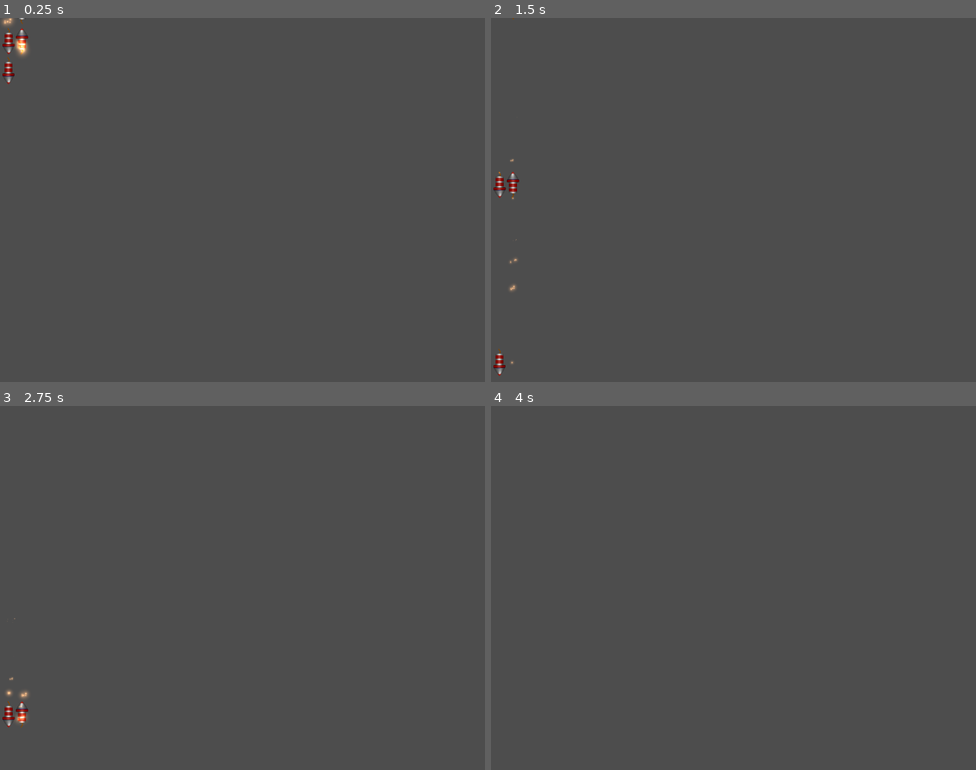
Above: before the commit, frames 1-4 (two rows, left to right).
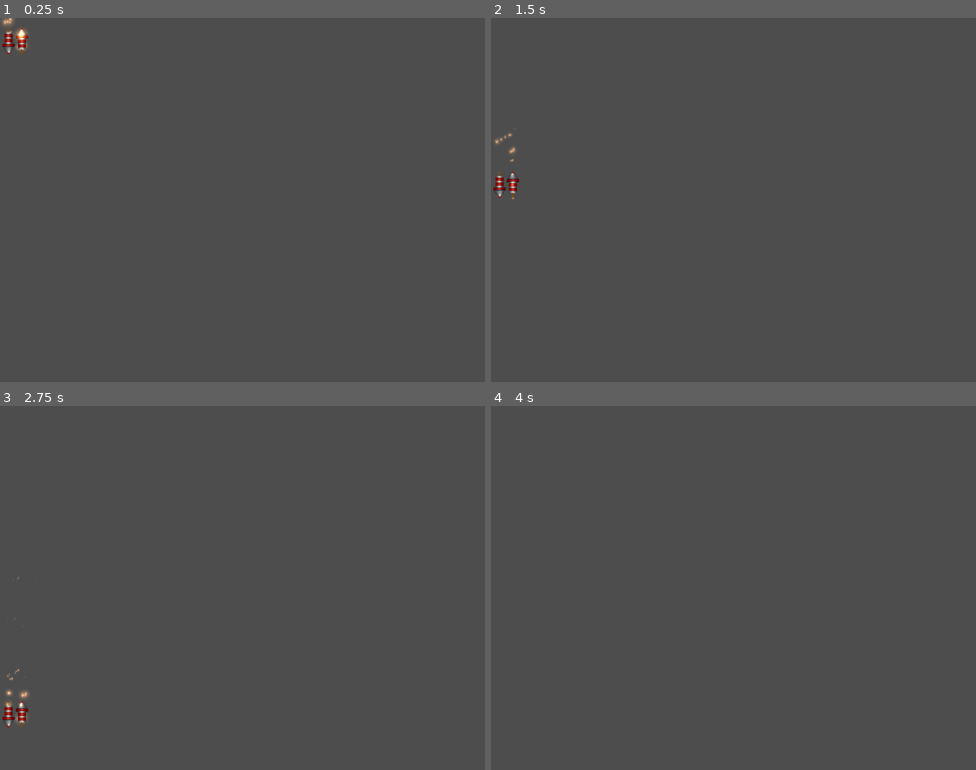
Above: after the commit, the same moments.

Repository: Medex81/LadyJu
Game: Godot game, scene res://tmp/rocket_v.tscn
The game is run twice, just before and just after one commit, with the same random seed, the same clock (stepped at 60 frames per second) and the same inputs. This scene is started directly instead of the project's main scene.
Inputs (mouse positions are in pixels of both pictures, inside the frame that each line leads up to):
- Up to frame 1 (0.25 s): no input
- Up to frame 2 (1.5 s): move the mouse to (505, 68) at 0.52 s; click (505, 68) at 0.67 s; move the mouse to (636, 218) at 1.27 s; click (636, 218) at 1.42 s
- Up to frame 3 (2.75 s): move the mouse to (291, 507) at 2.02 s; click (291, 507) at 2.17 s
- Up to frame 4 (4 s): move the mouse to (709, 660) at 2.77 s; click (709, 660) at 2.92 s; tap Enter at 3.5 s; move the mouse to (879, 642) at 3.52 s; click (879, 642) at 3.67 s

The runs differ from the first frame. In frame 1, 0.3% of the frame differs, in the area x 0-6%, y 0-19%; in frame 2, 0.2%; in frame 3, 0.1%; in frame 4, nothing differs.

Commit message:
Компонент линейного бесконечного движения parent_mover_random теперь запускается по вызову метода старта вместо изменения видимости.

Diff:
--- a/game/scenes/m3/components/parent_mover_random.gd
+++ b/game/scenes/m3/components/parent_mover_random.gd
@@ -9,10 +9,9 @@
 	if can_move:
 		parent.position += direction * (speed * delta)
 
-func move(_direction:Vector2):
+func move_by(_direction:Vector2):
 	direction = _direction
 	can_move = true
 
-
-func _on_visibility_changed() -> void:
+func move():
 	can_move = true
--- a/game/scenes/m3/components/parent_mover_random.tscn
+++ b/game/scenes/m3/components/parent_mover_random.tscn
@@ -4,5 +4,3 @@
 
 [node name="parent_mover_random" type="Node2D"]
 script = ExtResource("1_nisff")
-
-[connection signal="visibility_changed" from="." to="." method="_on_visibility_changed"]
